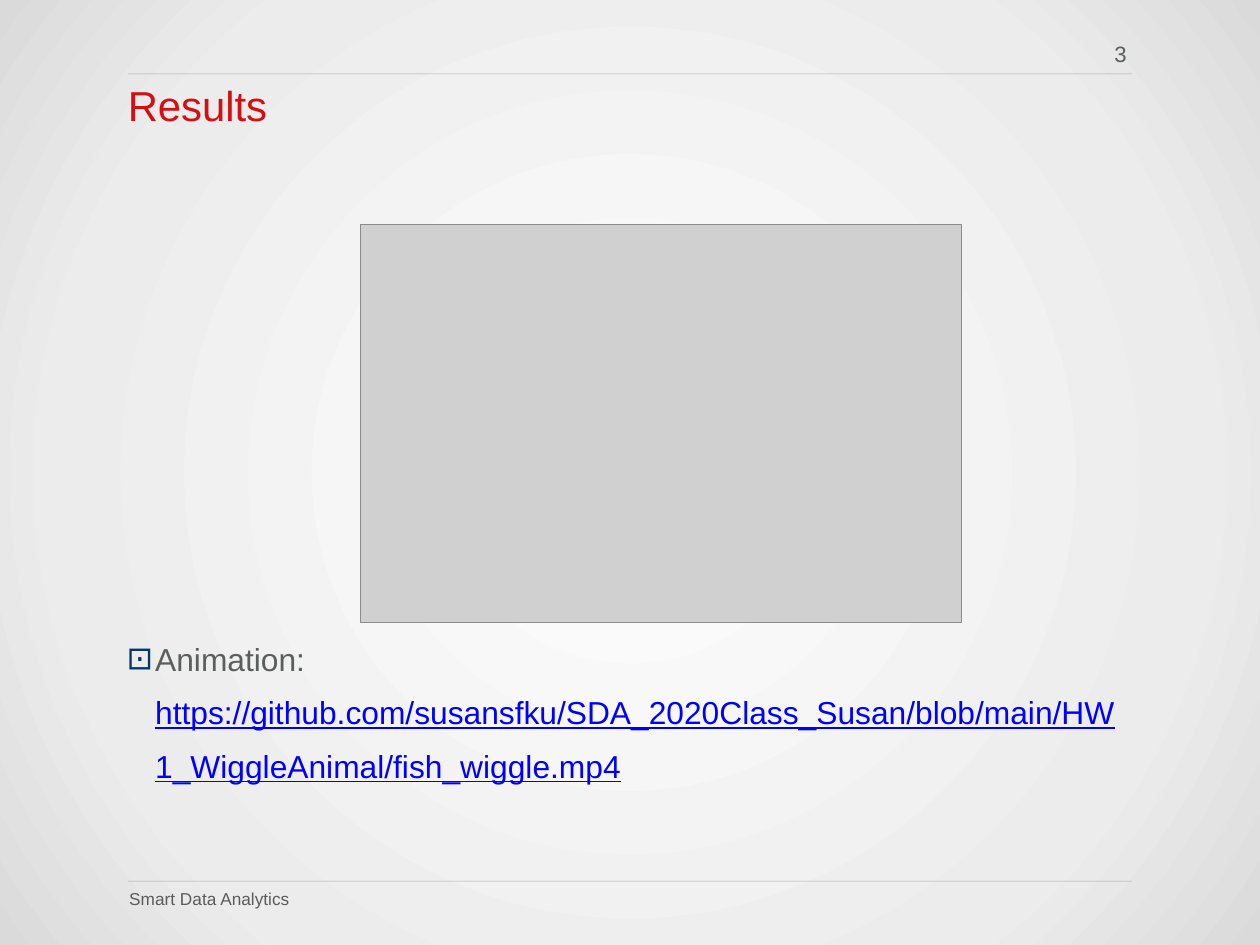
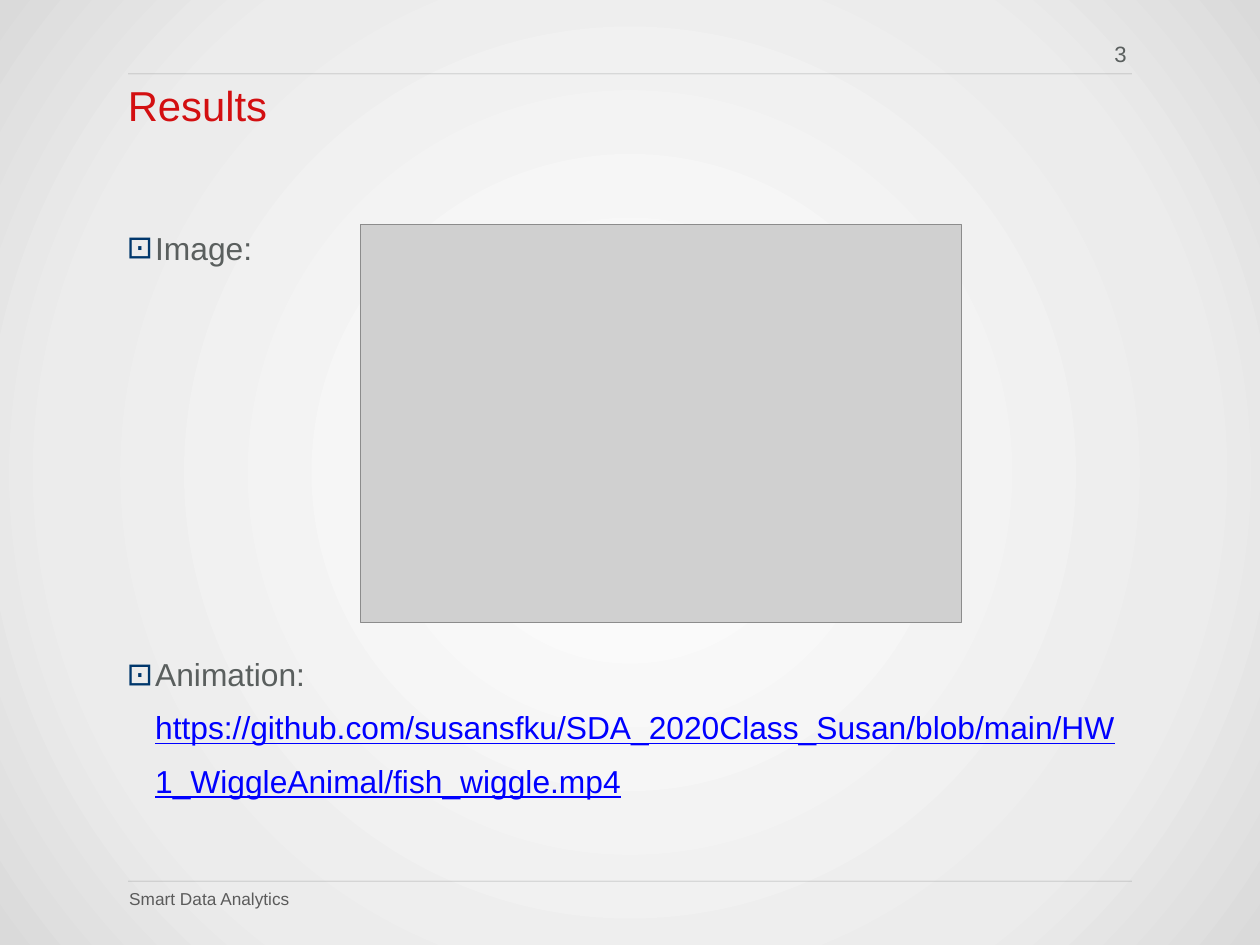
Before and after one commit to QuantLet/SDA_2020_NCTU, a slide deck: slide 3 of Susan/HW1_WiggleAnimal/2020 SDA I NCTU_0856706_HW1.pptx. Drawn at 1260x945 pixels with LibreOffice and Linux fonts; fonts in the diff are those of the drawing; grey boxes stand for pictures; background and template pictures are left out. Boxes give left, top, right and bottom in pixels: in the first picture for what was removed or moved away, otherwise in the second. Text is boxed around its words. In the diff, an @@ line names an element or a change of style, - is before the commit and + after.

```diff
--- a/Susan/HW1_WiggleAnimal/2020 SDA I NCTU_0856706_HW1.pptx
+++ b/Susan/HW1_WiggleAnimal/2020 SDA I NCTU_0856706_HW1.pptx
@@ text at (155, 238, 252, 266): paragraph added @@
+⊡ Image:
```
Also in this commit, not shown: 2 other slides changed.
